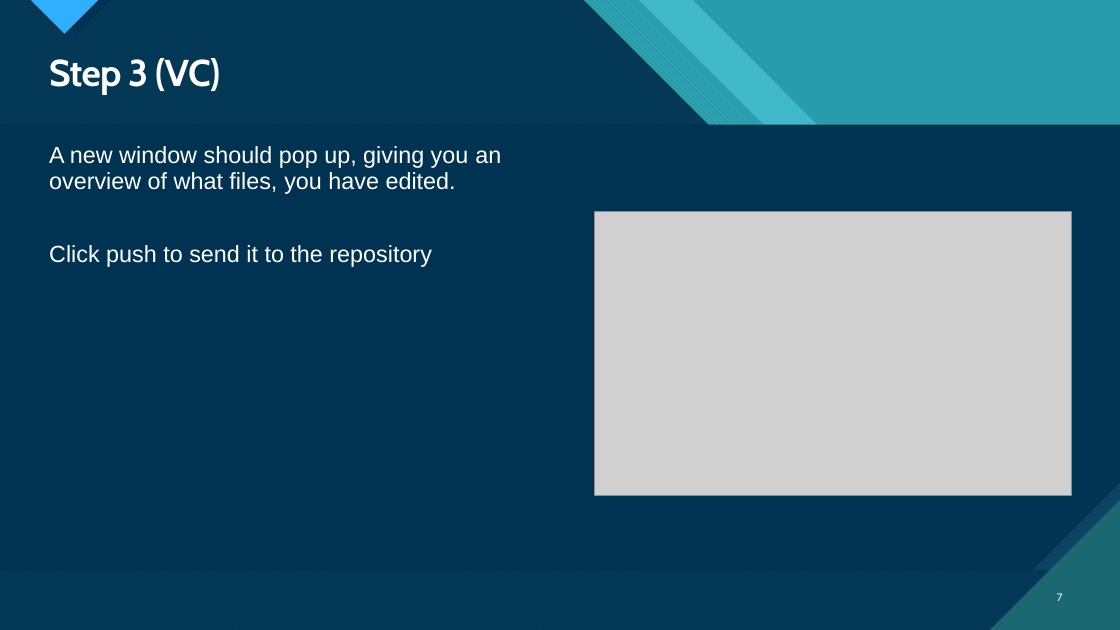
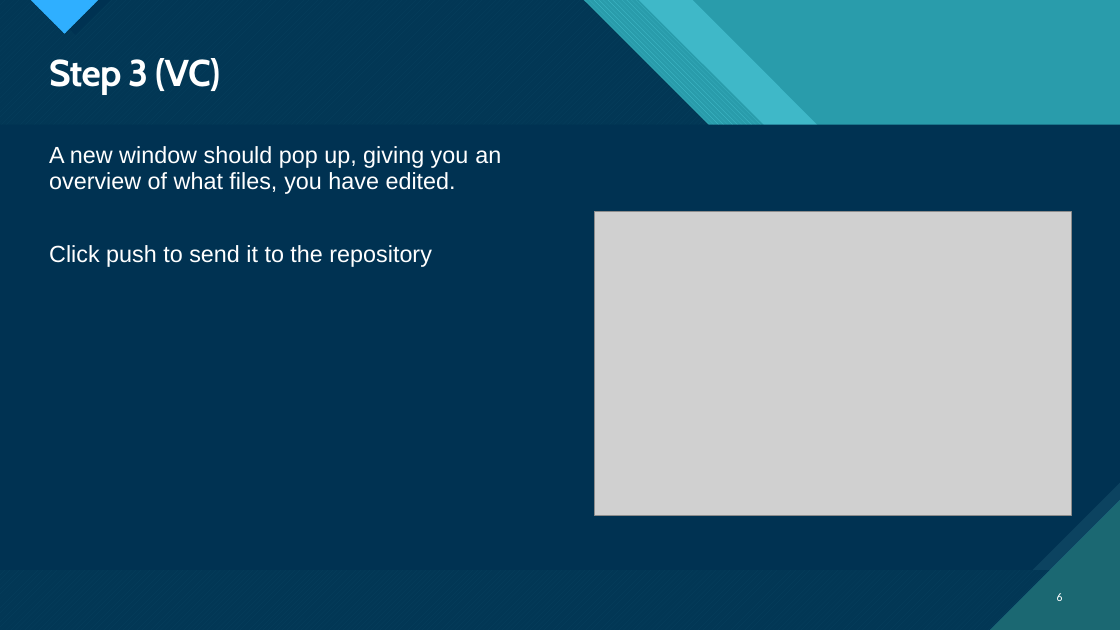
Before and after one commit to nite-fury/DA_group2, a slide deck: slide 6 of DA_group2/DA_group2/spiders/Python_project.pptx (slide 7 before the commit). Drawn at 1120x630 pixels with LibreOffice and Linux fonts; fonts in the diff are those of the drawing; grey boxes stand for pictures. Boxes give left, top, right and bottom in pixels: in the first picture for what was removed or moved away, otherwise in the second. Text is boxed around its words. In the diff, an @@ line names an element or a change of style, - is before the commit and + after.

```diff
--- a/DA_group2/DA_group2/spiders/Python_project.pptx
+++ b/DA_group2/DA_group2/spiders/Python_project.pptx
@@ picture resized from (x1=595, y1=212, x2=1071, y2=495) to (x1=595, y1=212, x2=1071, y2=516) @@
@@ page number at (x1=1057, y1=593, x2=1063, y2=601): text changed @@
-7
+6
```
Also in this commit, not shown: 3 slides added, 1 slide removed, 1 other file.
